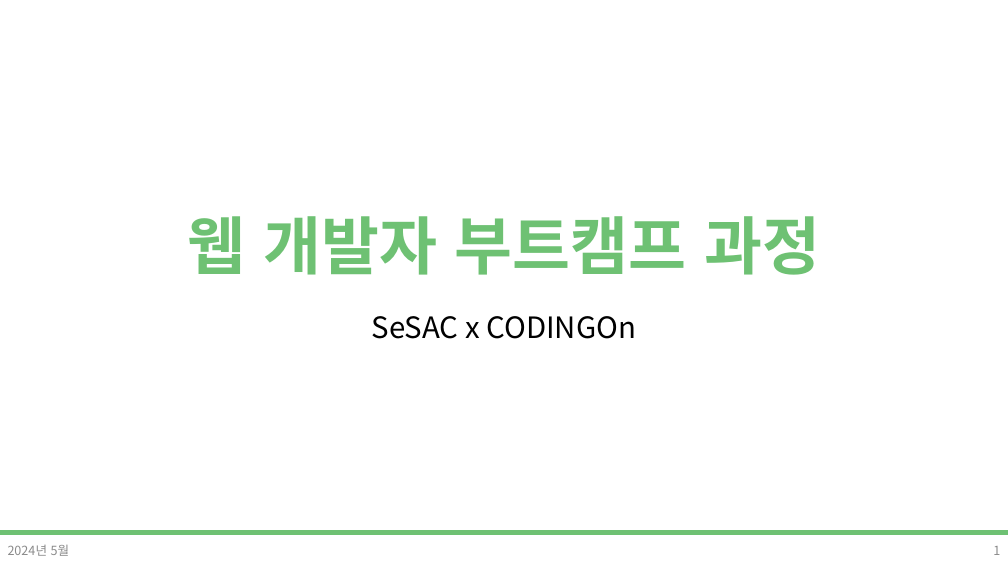
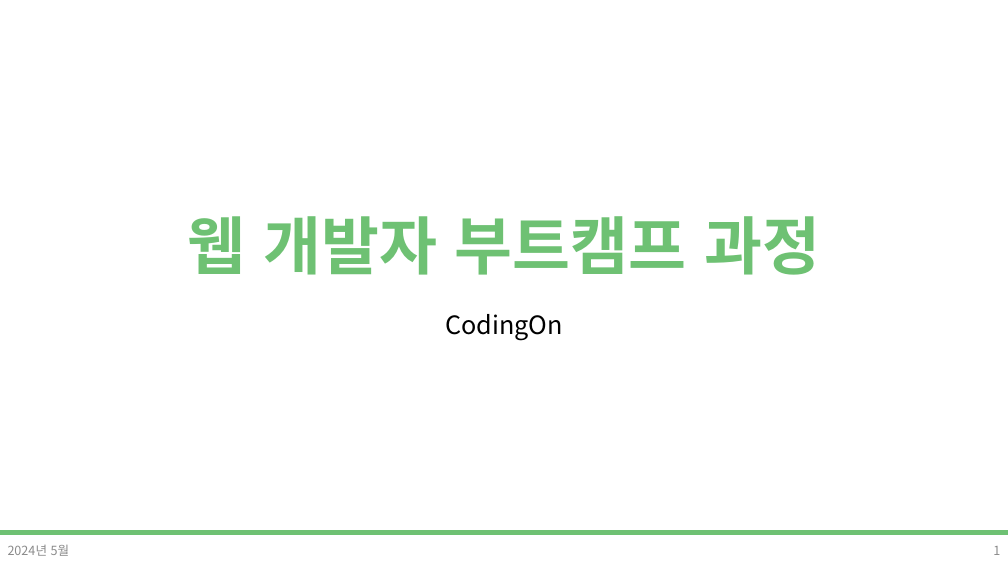
Before and after one commit to DevDamon0527/SeSAC_Yeongdeungpo_Campus_6th, a slide deck: slide 1 of material/[SeSAC_YDP_6] 02_HTML.pptx. Drawn at 1008x567 pixels with LibreOffice and Linux fonts; fonts in the diff are those of the drawing; background and template pictures are left out. Boxes give left, top, right and bottom in pixels: in the first picture for what was removed or moved away, otherwise in the second. Text is boxed around its words. In the diff, an @@ line names an element or a change of style, - is before the commit and + after.

```diff
--- a/material/[SeSAC_YDP_6] 02_HTML.pptx
+++ b/material/[SeSAC_YDP_6] 02_HTML.pptx
@@ subtitle at box(445, 314, 563, 341): text changed; size 28 to 24 pt @@
-SeSAC x CODINGOn
+CodingOn
```
Also in this commit, not shown: 13 other files.
